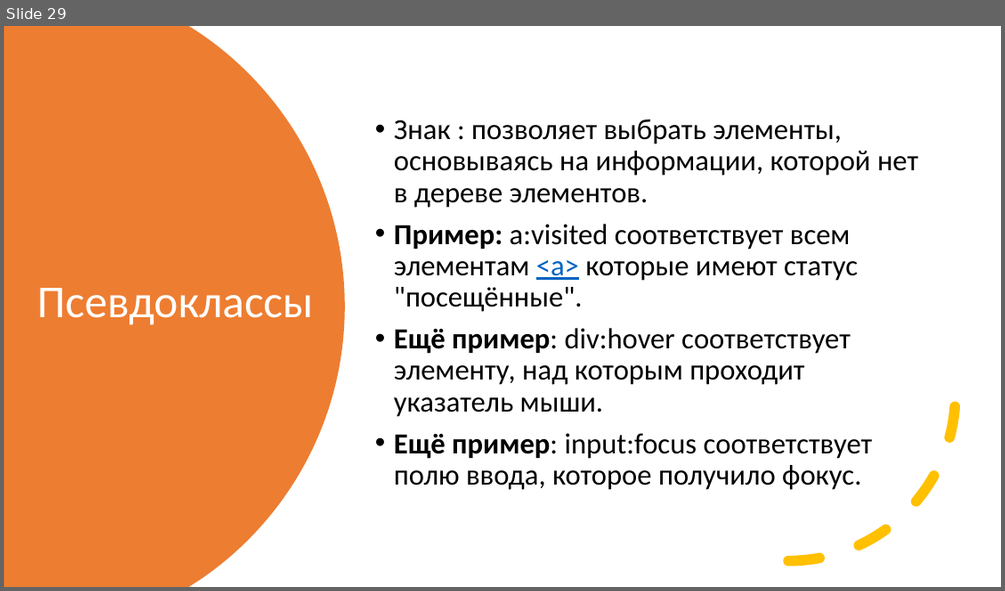
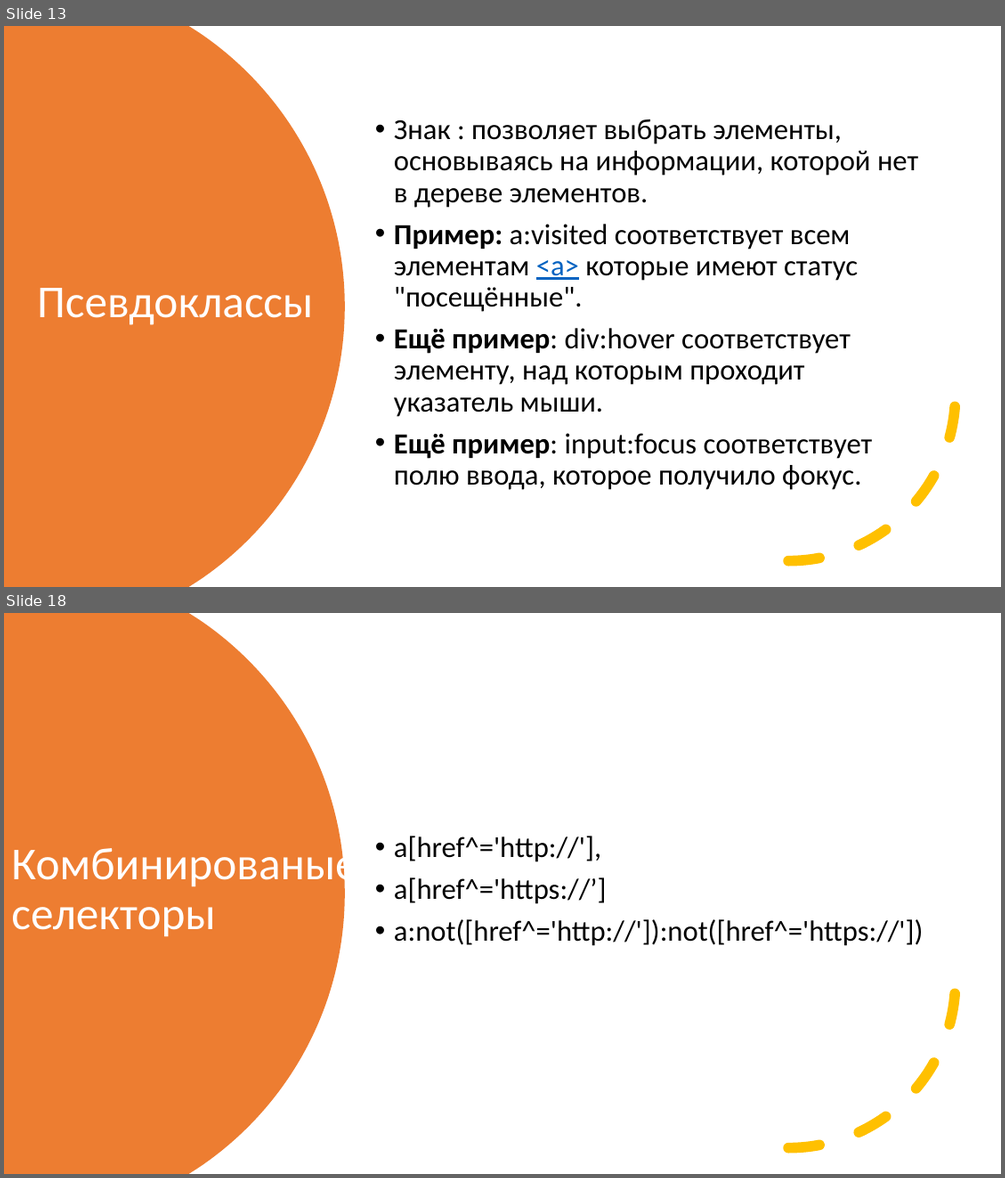
Before and after one commit to sashaklimenok/mentoring, a slide deck: Lesson-6/Presentation2.pptx. Shown one above the other, each under a label of ours: slide 29 before the commit, slides 13 and 18 after it; the slides between them are not shown. The pictures are 1005x591 and 1005x1178 pixels, drawn with LibreOffice and Linux fonts; fonts in the diff are those of the drawing. Boxes give left, top, right and bottom in pixels: in the first picture for what was removed or moved away, otherwise in the second. Text is boxed around its words. In the diff, an @@ line names an element or a change of style, - is before the commit and + after.

```diff
--- a/Lesson-6/Presentation2.pptx
+++ b/Lesson-6/Presentation2.pptx
@@ slide 18 added at (x1=4, y1=613, x2=1001, y2=1174), background #FFFFFF @@
@@ freeform shape added at (x1=4, y1=613, x2=345, y2=1174), fill #ED7D31 @@
@@ arc (boxed as its full ellipse) added at (x1=622, y1=814, x2=956, y2=1149), outline #FFC000 10 pt dashed @@
@@ title added at (x1=11, y1=842, x2=357, y2=937), 44 pt, text #FFFFFF @@
+Комбинированые селекторы
@@ text added at (x1=394, y1=835, x2=923, y2=946), 28 pt, text #000000 @@
+• a[href^='http://'],
+• a[href^='https://’]
+• a:not([href^='http://']):not([href^='https://'])
@@ what was slide 29 is now slide 13 @@
```
Also in this commit, not shown: 3 slides changed, 7 other slides added, 15 slides removed, 1 other file.
